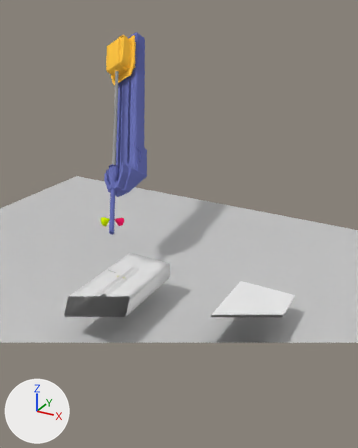
One commit to the Blender file Blender/psm2.blend: the scene before it, then after it.
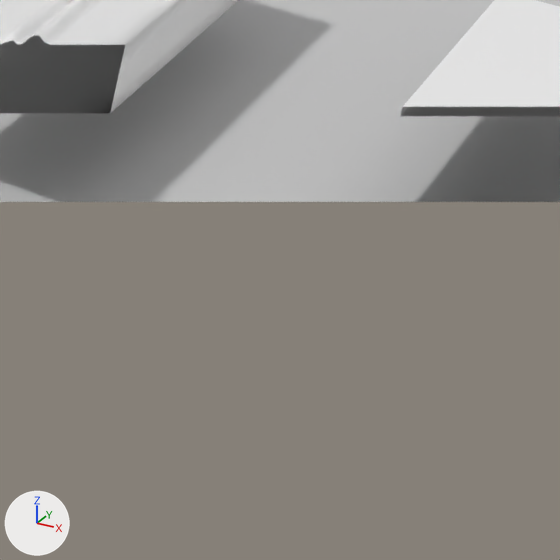
Old and new are each drawn whole from a camera (50 mm lens) standing at (4.95, -6.51, 5.49) and looking at (0.4, 1.75, 1.35) and again close up on the part from 26% to 72% of the width and 63% to 100% of the height. The lights are fixed; the arrows at lower left show +X, +Y and +Z. Everything nearer to the camera than a plane just in front of the edit is cut away.

In view in the first close-up: '/ambf/env/BlackGround', '/ambf/env/Ledge', '/ambf/env/Phantom'.
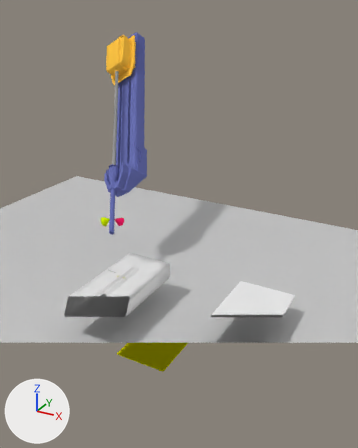
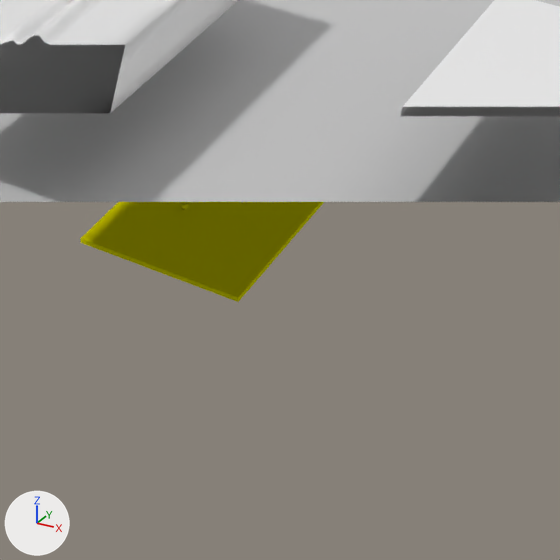
What differs and where, as boxes [x1, y1, x2, y2] in the close-ups (560 x 560 px):
'Table_coll_shape_1', shown (yellow): after [80, 202, 324, 302]
'Needle_coll_shape_1', shown: after [180, 202, 189, 210]

What changed in the scene script:
```text
Change ob_needle_coll_shape_1:
    remove ob_needle_coll_shape_1.hide_set(True)
Change ob_table_coll_shape_1:
    remove ob_table_coll_shape_1.hide_set(True)
```
